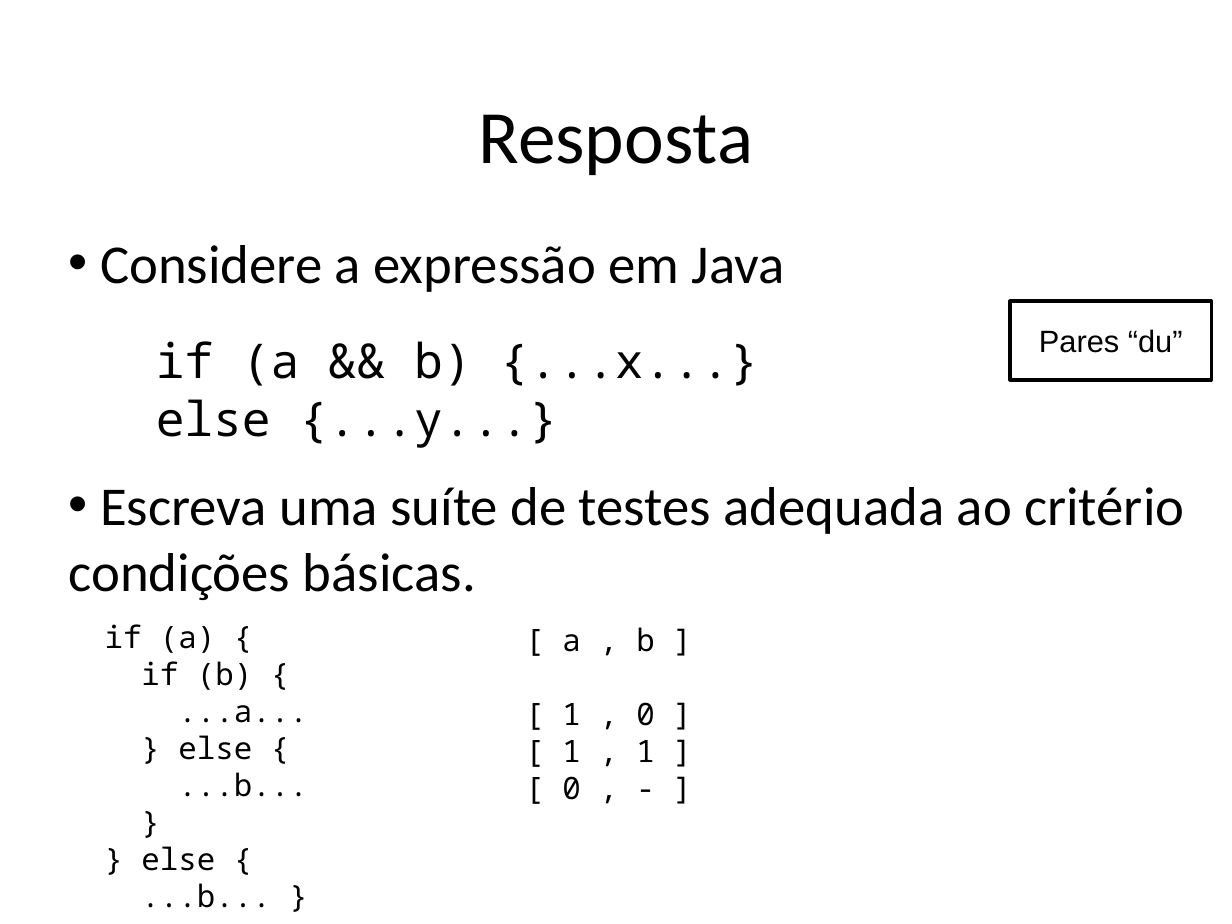
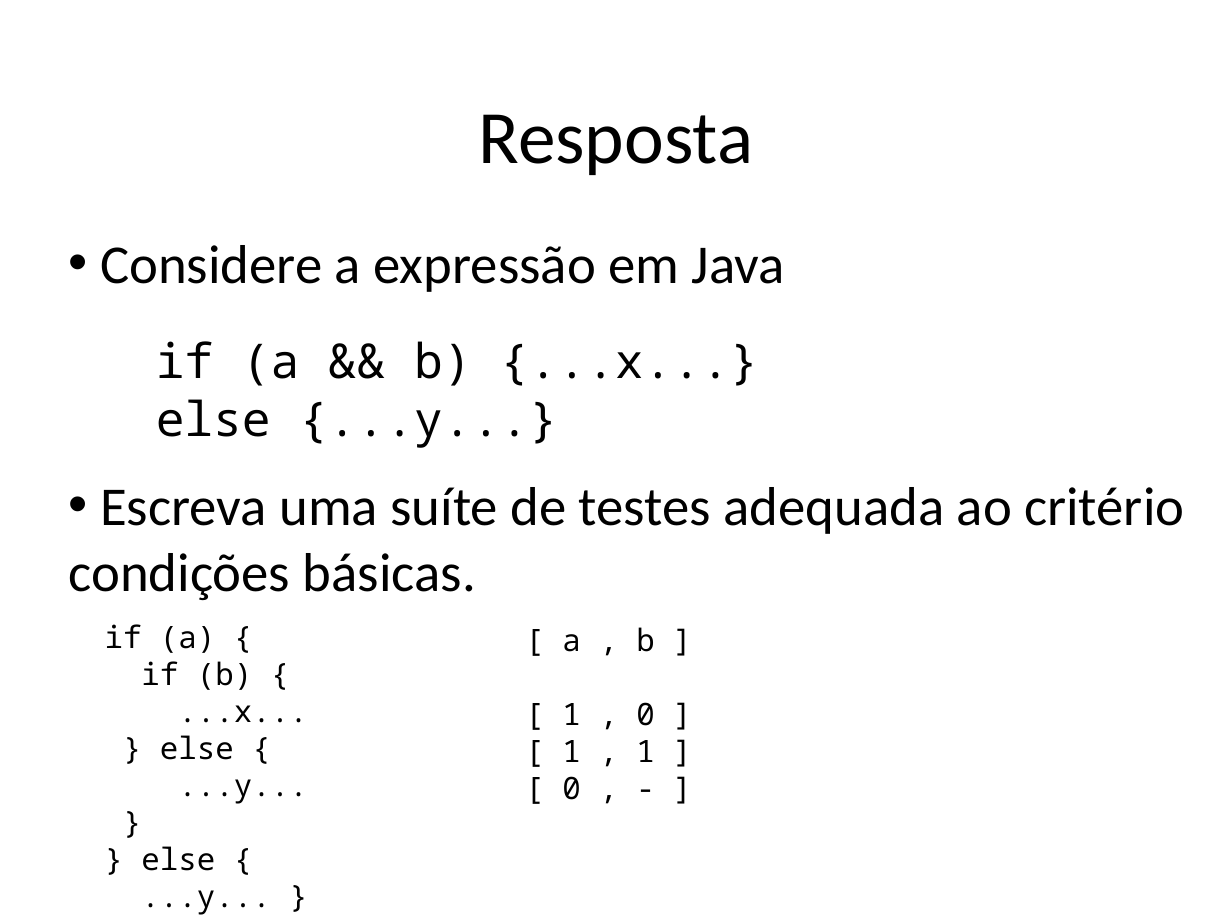
Before and after one commit to STAR-RG/testing-cin, a slide deck: slide 100 of slides.pptx (slide 99 before the commit). Drawn at 1232x924 pixels with LibreOffice and Linux fonts; fonts in the diff are those of the drawing. Boxes give left, top, right and bottom in pixels: in the first picture for what was removed or moved away, otherwise in the second. Text is boxed around its words. In the diff, an @@ line names an element or a change of style, - is before the commit and + after.

```diff
--- a/slides.pptx
+++ b/slides.pptx
@@ rectangle removed at box(1010, 301, 1211, 379) @@
-Pares “du”
@@ text at box(178, 705, 307, 723): text changed @@
-...a...
+...x...
@@ text at box(178, 779, 307, 804): text changed @@
-...b...
+...y...
@@ text at box(141, 890, 270, 915): text changed @@
-...b... }
+...y... }
```
Also in this commit, not shown: 15 other slides changed, 3 slides added, 1 slide removed.
